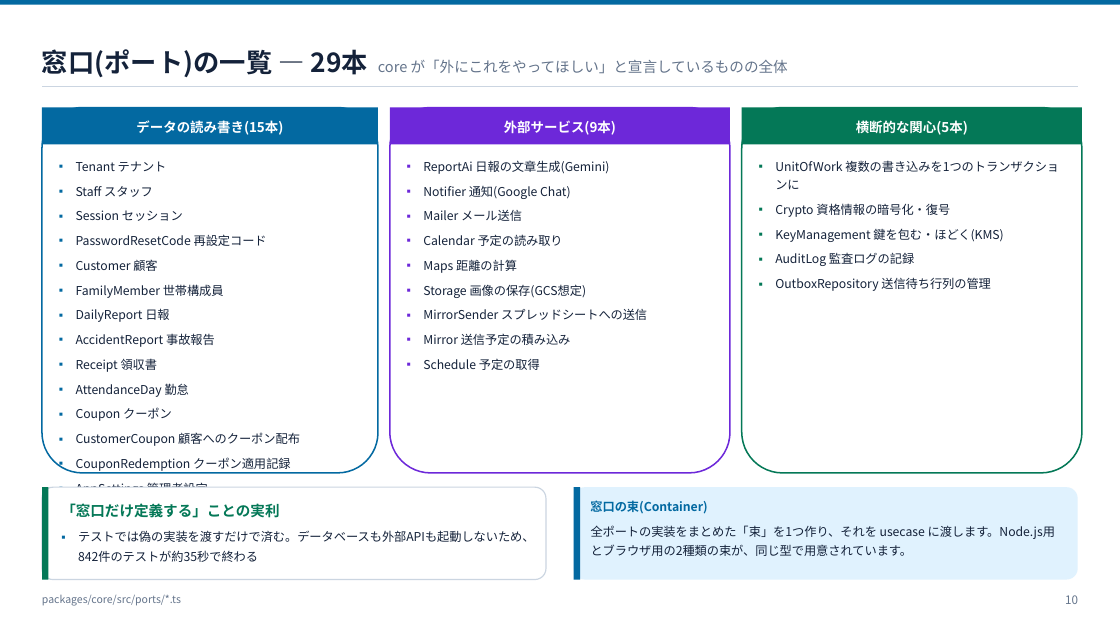
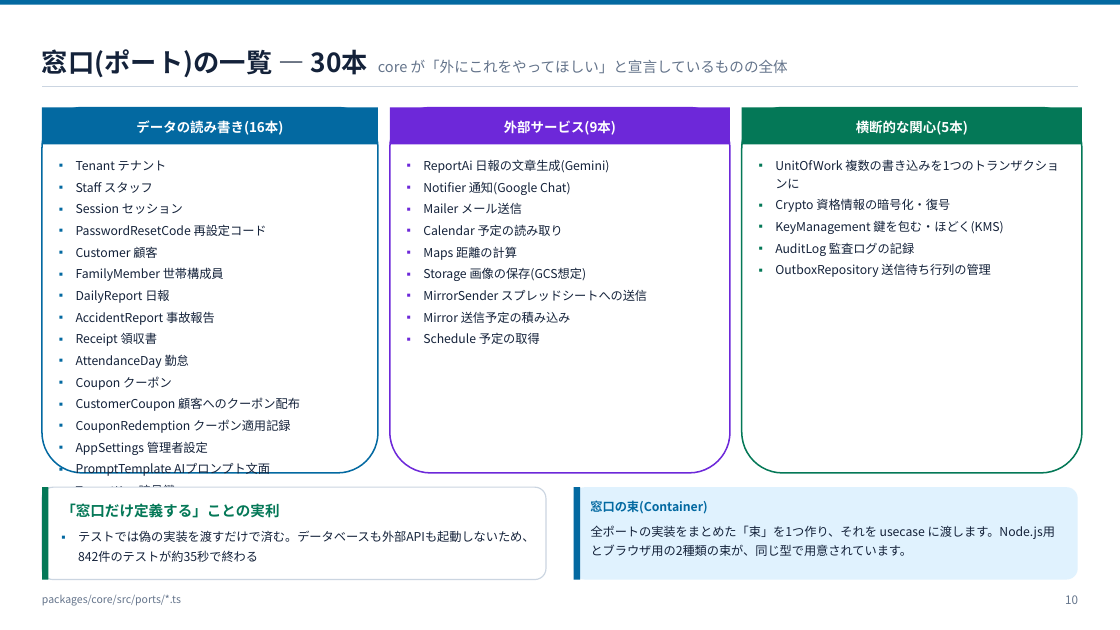
Before and after one commit to ohru131/katahimo-app, a slide deck: slide 10 of doc/slides/architecture.pptx. Drawn at 1120x630 pixels with LibreOffice and Linux fonts; fonts in the diff are those of the drawing. Boxes give left, top, right and bottom in pixels: in the first picture for what was removed or moved away, otherwise in the second. Text is boxed around its words. In the diff, an @@ line names an element or a change of style, - is before the commit and + after.

```diff
--- a/doc/slides/architecture.pptx
+++ b/doc/slides/architecture.pptx
@@ text at (x1=42, y1=49, x2=788, y2=77): text changed @@
-窓口(ポート)の一覧 — 29本 core が「外にこれをやってほしい」と宣言しているものの全体
+窓口(ポート)の一覧 — 30本 core が「外にこれをやってほしい」と宣言しているものの全体
@@ text in rectangle at (x1=136, y1=120, x2=283, y2=135): text changed @@
-データの読み書き(15本)
+データの読み書き(16本)
@@ text at (x1=76, y1=160, x2=300, y2=455): line spacing 1.25 to 1.2; less space between paragraphs @@
@@ text "ReportAi 日報の文章生成(Gemini)" at (x1=423, y1=159, x2=647, y2=344): line spacing 1.25 to 1.2; less space between paragraphs @@
@@ text "UnitOfWork 複数の書き込みを1つのトランザクションに" at (x1=775, y1=159, x2=1059, y2=277): line spacing 1.25 to 1.2; less space between paragraphs @@
@@ text at (x1=76, y1=462, x2=270, y2=476): paragraph added @@
+▪ PromptTemplate AIプロンプト文面
```
Also in this commit, not shown: 7 other slides changed, 7 other files.
